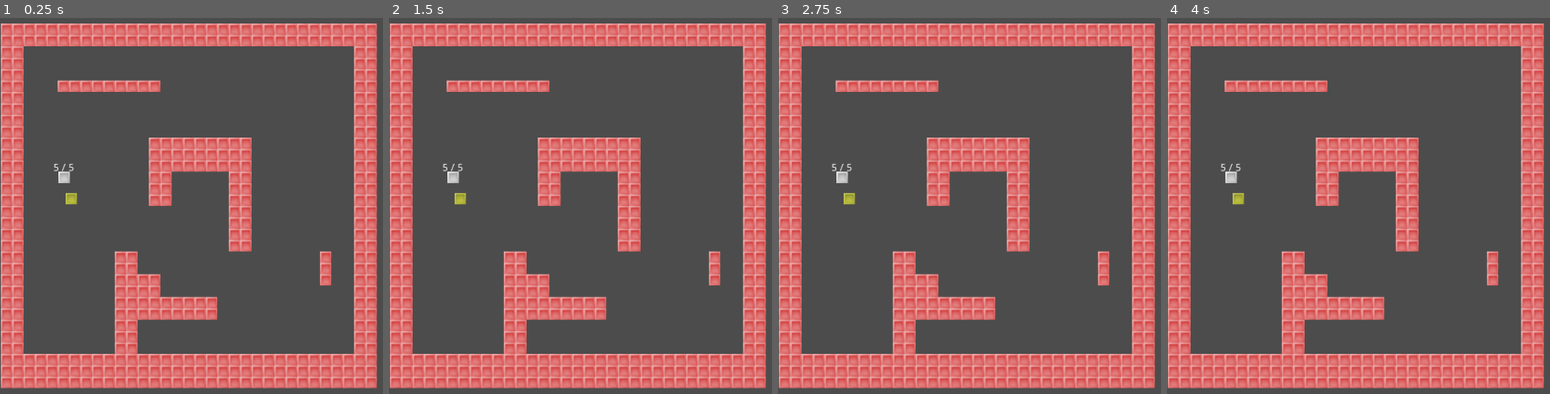
Above: before the commit, frames 1-4 (left to right).
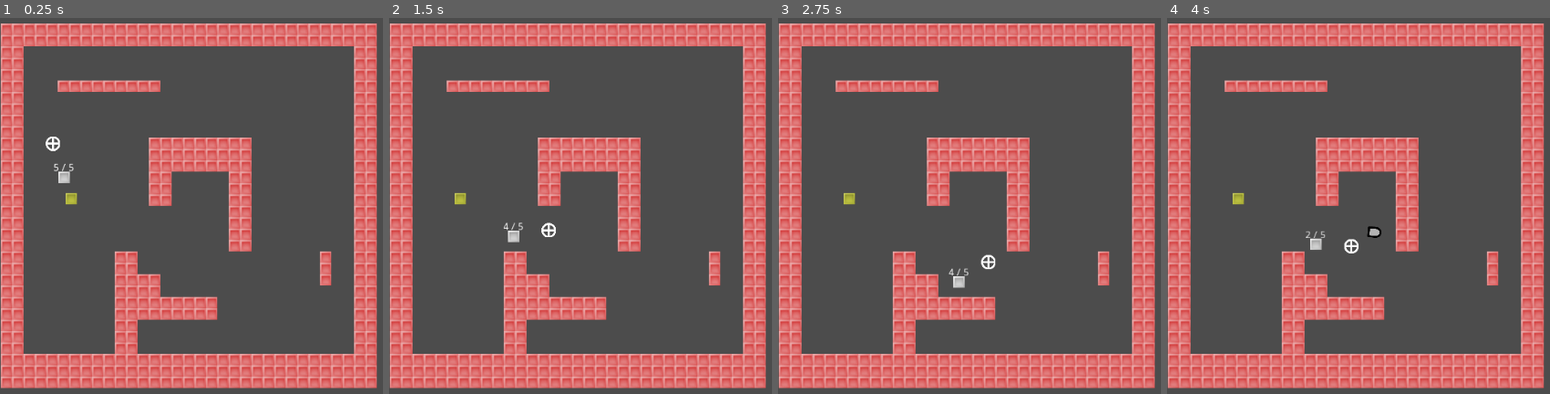
Above: after the commit, the same moments.

Repository: 2xlink/TinyTanks
Game: Godot game, scene res://scenes/colworld.tscn
Same seed, same stepped clock (60 frames per second), same inputs: the game is played once before the commit and once after it.
Inputs (mouse positions are in pixels of both pictures, inside the frame that each line leads up to):
- Up to frame 1 (0.25 s): no input
- Up to frame 2 (1.5 s): tap Enter at 0.5 s; move the mouse to (outside the picture) at 0.52 s; hold Right (move_right) 0.53-1.28 s; hold Down (move_bottom) 0.53-1.28 s; tap Space at 0.77 s; move the mouse to (607, 221) at 1.27 s; hold S from 1.28 s (still down); tap Down (move_bottom) at 1.35 s
- Up to frame 3 (2.75 s): tap Space at 1.52 s; move the mouse to (outside the picture) at 2.02 s; release S at 2.03 s; hold Right (move_right) from 2.03 s (still down); hold Down (move_bottom) from 2.03 s (still down)
- Up to frame 4 (4 s): move the mouse to (1496, 284) at 2.77 s; release Right (move_right) at 2.78 s; release Down (move_bottom) at 2.78 s; hold Up (move_up) 2.78-3.53 s; tap Down (move_bottom) at 2.85 s; tap Space at 3.02, 3.77 s; move the mouse to (outside the picture) at 3.52 s; hold Left (move_left) from 3.53 s (still down); hold Down (move_bottom) from 3.53 s (still down)

The runs differ from the first frame. In frame 1, 0.1% of the frame differs, in the area x 11-16%, y 31-36%; in frame 2, 0.4%; in frame 3, 0.4%; in frame 4, 0.5%, in the area x 14-56%, y 38-63%.

Commit message:
Small Input advancements

Diff:
--- a/project.godot
+++ b/project.godot
@@ -24,10 +24,14 @@
 [input]
 
 move_bottom=[ Object(InputEventKey,"resource_local_to_scene":false,"resource_name":"","device":0,"alt":false,"shift":false,"control":false,"meta":false,"command":false,"pressed":false,"scancode":16777234,"unicode":0,"echo":false,"script":null)
+, Object(InputEventJoypadMotion,"resource_local_to_scene":false,"resource_name":"","device":0,"axis":1,"axis_value":1.0,"script":null)
  ]
 move_left=[ Object(InputEventKey,"resource_local_to_scene":false,"resource_name":"","device":0,"alt":false,"shift":false,"control":false,"meta":false,"command":false,"pressed":false,"scancode":16777231,"unicode":0,"echo":false,"script":null)
+, Object(InputEventJoypadMotion,"resource_local_to_scene":false,"resource_name":"","device":0,"axis":0,"axis_value":-1.0,"script":null)
  ]
 move_right=[ Object(InputEventKey,"resource_local_to_scene":false,"resource_name":"","device":0,"alt":false,"shift":false,"control":false,"meta":false,"command":false,"pressed":false,"scancode":16777233,"unicode":0,"echo":false,"script":null)
+, Object(InputEventJoypadMotion,"resource_local_to_scene":false,"resource_name":"","device":0,"axis":0,"axis_value":1.0,"script":null)
  ]
 move_up=[ Object(InputEventKey,"resource_local_to_scene":false,"resource_name":"","device":0,"alt":false,"shift":false,"control":false,"meta":false,"command":false,"pressed":false,"scancode":16777232,"unicode":0,"echo":false,"script":null)
+, Object(InputEventJoypadMotion,"resource_local_to_scene":false,"resource_name":"","device":0,"axis":1,"axis_value":-1.0,"script":null)
  ]
--- a/scenes/colworld.tscn
+++ b/scenes/colworld.tscn
@@ -25,7 +25,7 @@
 "shape_transform": Transform2D( 1, 0, 0, 1, 8, 8 )
 } ]
 
-[node name="colworld" type="Node2D" index="0"]
+[node name="colworld" type="Node2D"]
 
 script = ExtResource( 1 )
 
--- a/scripts/bullet.gd
+++ b/scripts/bullet.gd
@@ -9,20 +9,12 @@
 func _ready():
     print("Bullet ready with position "+str(self.position))
     $Area2D.connect("body_entered", self, "_collided")
-#    connect("body_shape_entered", self, "collided")
-#    set_physics_process(true) # Implicitly set by overriding _physics_process(delta)
 
 
 func _physics_process(delta):
     var forward_dir = direction.normalized()
     global_translate(forward_dir * BULLET_SPEED * delta)
 #    move_and_slide(forward_dir * BULLET_SPEED * delta)
-
-
-func _process(delta):
-    # Called every frame. Delta is time since last frame.
-    # Update game logic here.
-    pass
 
 
 func _collided(body):
--- a/scripts/player.gd
+++ b/scripts/player.gd
@@ -24,7 +24,8 @@
 
 
 func _physics_process(delta):
-    _controller_controls()
+#    _controller_controls()
+    _keyboard_controls()
 
 
 func _keyboard_controls():
@@ -41,6 +42,7 @@
         motion += Vector2(1, 0)
     motion = motion.normalized() * MOTION_SPEED
 
+
     if Input.is_key_pressed(KEY_W):
         aim += Vector2(0, -1)
     if Input.is_key_pressed(KEY_S):
@@ -49,6 +51,8 @@
         aim += Vector2(-1, 0)
     if Input.is_key_pressed(KEY_D):
         aim += Vector2(1, 0)
+
+    aim = Vector2(get_local_mouse_position())
 
     if(aim.length() != 0):
         aim = aim.normalized() * AIM_DISTANCE
